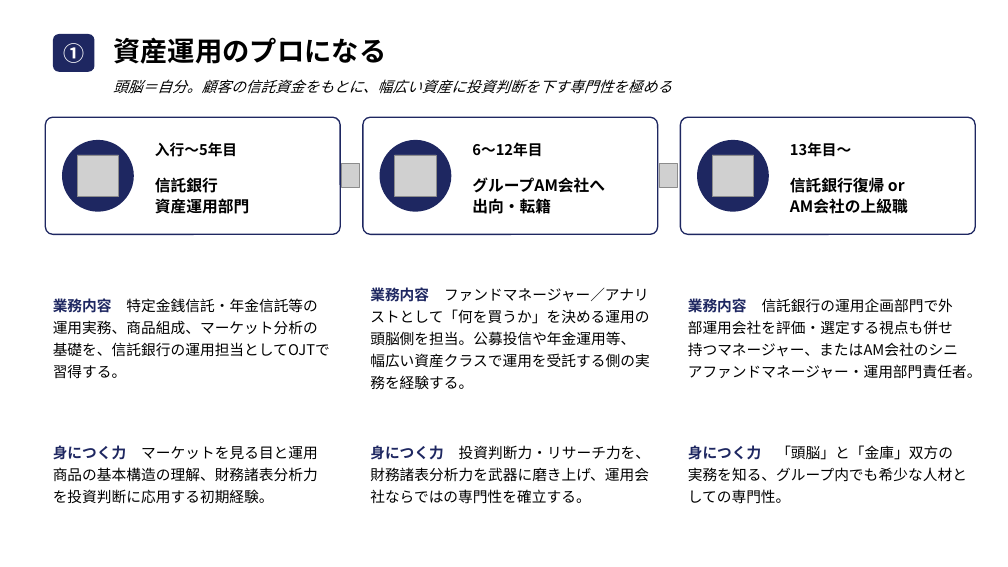
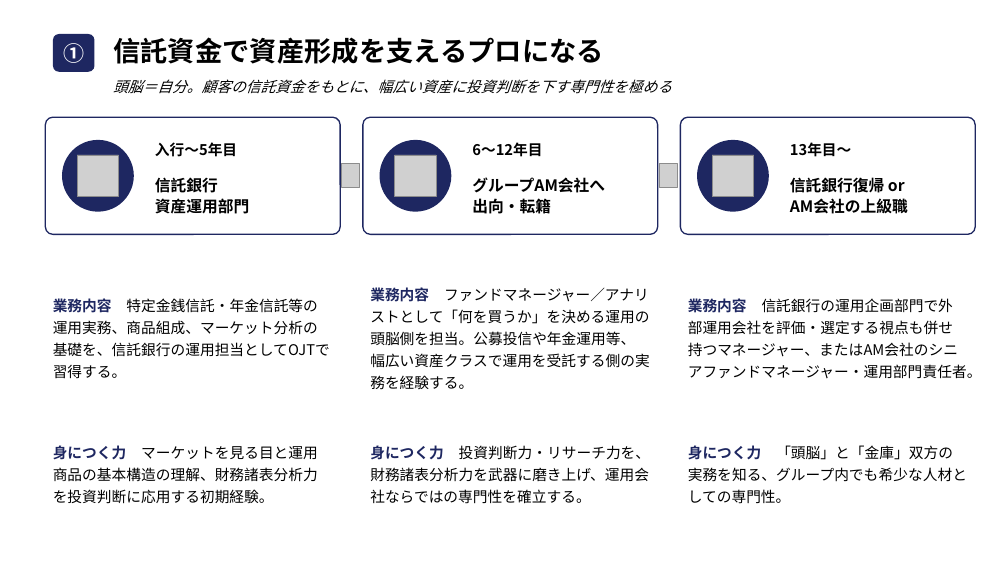
Before and after one commit to nasukazunori/NasuVault2, a slide deck: slide 5 of 信吾/銀行研究/添付ファイル/信託銀行キャリア形成モデル.pptx. Drawn at 1008x567 pixels with LibreOffice and Linux fonts; fonts in the diff are those of the drawing; grey boxes stand for pictures. Boxes give left, top, right and bottom in pixels: in the first picture for what was removed or moved away, otherwise in the second. Text is boxed around its words. In the diff, an @@ line names an element or a change of style, - is before the commit and + after.

```diff
--- a/信吾/銀行研究/添付ファイル/信託銀行キャリア形成モデル.pptx
+++ b/信吾/銀行研究/添付ファイル/信託銀行キャリア形成モデル.pptx
@@ text at <box>113,37,604,64</box>: text changed @@
-資産運用のプロになる
+信託資金で資産形成を支えるプロになる
```
Also in this commit, not shown: 5 other slides changed, 1 other file.
